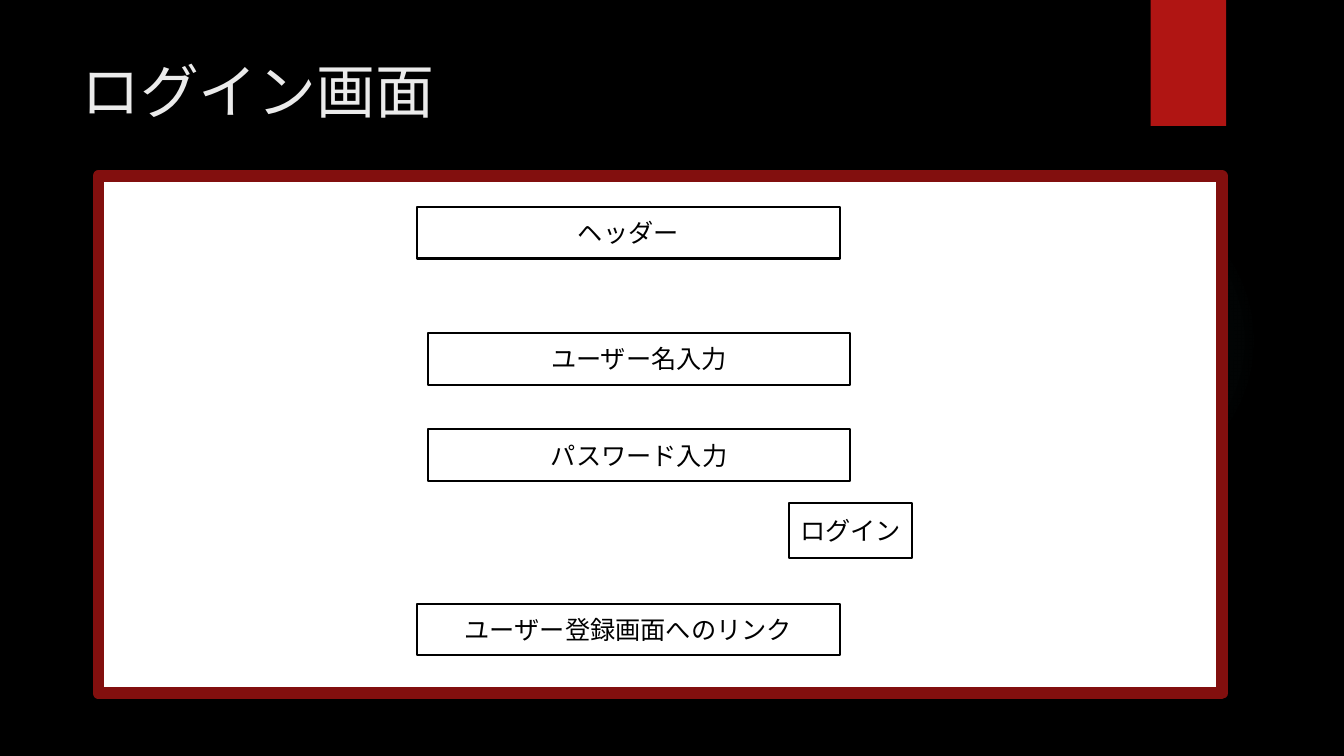
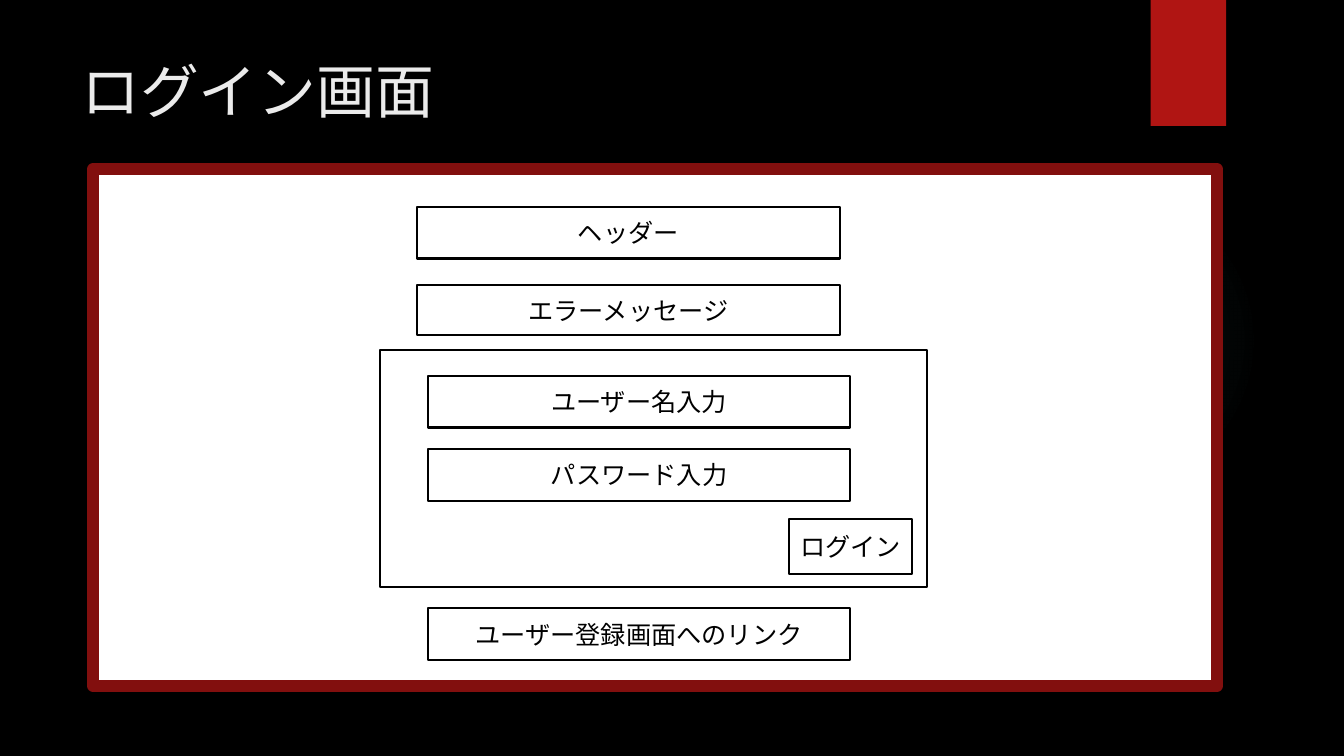
Before and after one commit to CSTSCSTS/UserAp, a slide deck: slide 3 of docs/ポーカー拡張 ワイヤーフレーム.pptx. Drawn at 1344x756 pixels with LibreOffice and Linux fonts; fonts in the diff are those of the drawing; background and template pictures are left out. Boxes give left, top, right and bottom in pixels: in the first picture for what was removed or moved away, otherwise in the second. Text is boxed around its words. In the diff, an @@ line names an element or a change of style, - is before the commit and + after.

```diff
--- a/docs/ポーカー拡張 ワイヤーフレーム.pptx
+++ b/docs/ポーカー拡張 ワイヤーフレーム.pptx
@@ rectangle: place and size @@
-rectangle at (99,176,1222,694)
+rectangle at (94,168,1217,686)
@@ rectangle added at (417,285,840,335), outline #000000 1.5 pt, 18 pt, text #000000 @@
+エラーメッセージ
@@ rectangle added at (380,350,927,588), outline #000000 1.5 pt @@
@@ rectangle "ユーザー名入力": place and size @@
-rectangle "ユーザー名入力" at (427,333,850,384)
+rectangle "ユーザー名入力" at (427,376,850,427)
@@ rectangle "パスワード入力": place and size @@
-rectangle "パスワード入力" at (427,430,850,481)
+rectangle "パスワード入力" at (427,449,850,500)
@@ rectangle "ログイン": place and size @@
-rectangle "ログイン" at (789,503,912,559)
+rectangle "ログイン" at (789,519,912,575)
@@ rectangle "ユーザー登録画面へのリンク": place and size @@
-rectangle "ユーザー登録画面へのリンク" at (417,604,840,655)
+rectangle "ユーザー登録画面へのリンク" at (427,608,850,659)
```
Also in this commit, not shown: 2 other slides changed.
